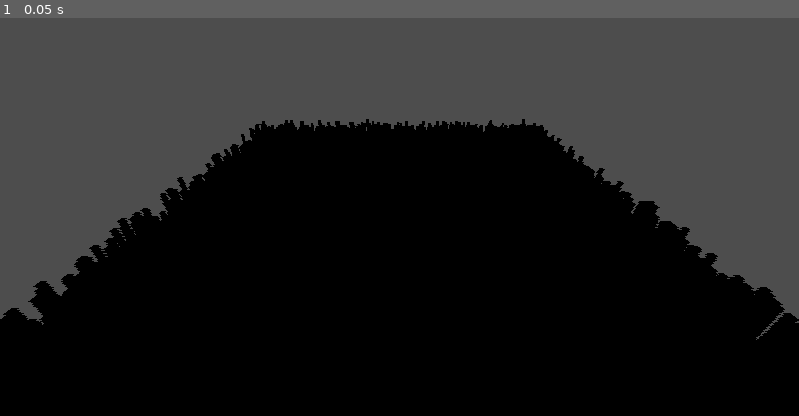
Above: before the commit, frame 1.
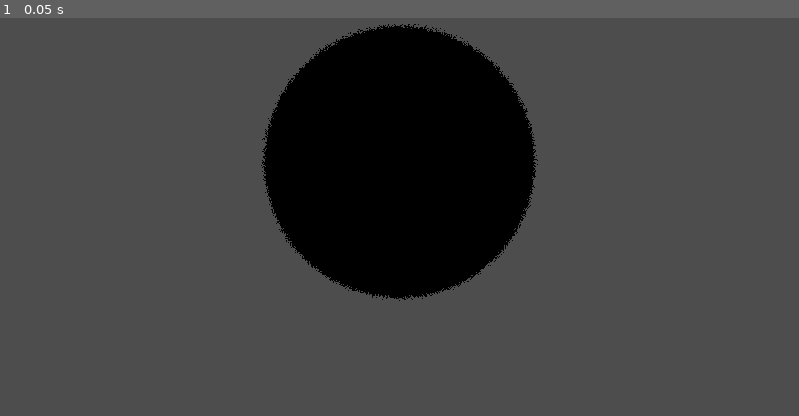
Above: after the commit, the same moment.

Repository: watson-disambiguation/shell_texturing
Game: Godot game, scene res://Main.tscn
Two runs of this game, one before a commit and one after it. Both use one fixed random seed, a clock stepped at 60 frames per second and the inputs below.
Inputs:
- Up to frame 1 (0.05 s): no input

The runs differ from the first frame. In frame 1, 51% of the frame differs, in the area x 0-100%, y 1-100%.

Commit message:
modified code to work on any mesh, added tapering of strands

Diff:
--- a/Main.tscn
+++ b/Main.tscn
@@ -1,11 +1,18 @@
-[gd_scene load_steps=2 format=3 uid="uid://dxv2jdv7katag"]
+[gd_scene load_steps=3 format=3 uid="uid://dxv2jdv7katag"]
 
 [ext_resource type="PackedScene" uid="uid://btj15cl1jueqd" path="res://shell_texture.tscn" id="1_31xgo"]
+
+[sub_resource type="SphereMesh" id="SphereMesh_y3w38"]
 
 [node name="Node3D" type="Node3D"]
 
 [node name="ShellTexture" parent="." instance=ExtResource("1_31xgo")]
-height = 0.2
+transform = Transform3D(0.992166, 0.107933, -0.0629093, -0.104093, 0.992669, 0.0614299, 0.0690784, -0.0544003, 0.996127, 0, 0, 0)
+color = Color(1, 0.482353, 0, 1)
+numLayers = 16
+strands = 256
+height = 0.025
+model = SubResource("SphereMesh_y3w38")
 
 [node name="Camera3D" type="Camera3D" parent="."]
-transform = Transform3D(1, 0, 0, 0, 0.863237, 0.504799, 0, -0.504799, 0.863237, 0, 0.807884, 1.0785)
+transform = Transform3D(1, 0, 0, 0, 0.658755, 0.752358, 0, -0.752358, 0.658755, 0, 0.8429, 0.871704)
--- a/ShellTexture.gd
+++ b/ShellTexture.gd
@@ -15,16 +15,15 @@
 
 	for i in range(0,numLayers+1):
 		var range: float =  float(i) / float(numLayers-1);
-		var threshold: float = 1 - range
+		var threshold: float = range
 		var mesh = MeshInstance3D.new()
 		mesh.mesh = model
-		# position modification for test
-		mesh.position = position + Vector3.UP * range * height
+
 		var material: ShaderMaterial = ShaderMaterial.new()
 		mesh.set_surface_override_material(0,material)
-		print_debug(mesh.get_surface_override_material(0))
 		material.shader = shellTextureShader;
 		material.set_shader_parameter("threshold",threshold)
 		material.set_shader_parameter("strands",float(strands))
 		material.set_shader_parameter("color",color)
+		material.set_shader_parameter("height",range * height)
 		add_child(mesh)
--- a/ShellTexture.gdshader
+++ b/ShellTexture.gdshader
@@ -2,7 +2,9 @@
 
 uniform float threshold = 0.1;
 uniform float strands = 100;
+uniform float height = 1;
 uniform vec3 color : source_color;
+
 // Hash from https://www.shadertoy.com/view/ttc3zr
 uint murmurHash(uvec2 src) {
     const uint M = 0x5bd1e995u;
@@ -25,15 +27,20 @@
 	return (t - from) / (to - from);
 }
 
+
+
+void vertex() {
+	VERTEX += NORMAL * height;
+}
+
 void fragment() {
 
 	vec2 strandUV = fract(UV * strands);
+	vec2 centeredStrandUV = strandUV - 0.5;
 	vec2 discreteUV = floor(UV * strands) / strands;
 	float noiseValue = hash(discreteUV);
-	if (noiseValue < threshold) {
-		ALBEDO = mix(vec3(0),color,1.-threshold);
-	}
-	else {
+	if (noiseValue < threshold || (length(centeredStrandUV) > 0.5 * (1. - threshold) && height > 0.)) {
 		discard;
 	}
+		ALBEDO = mix(vec3(0),color,threshold);
 }
